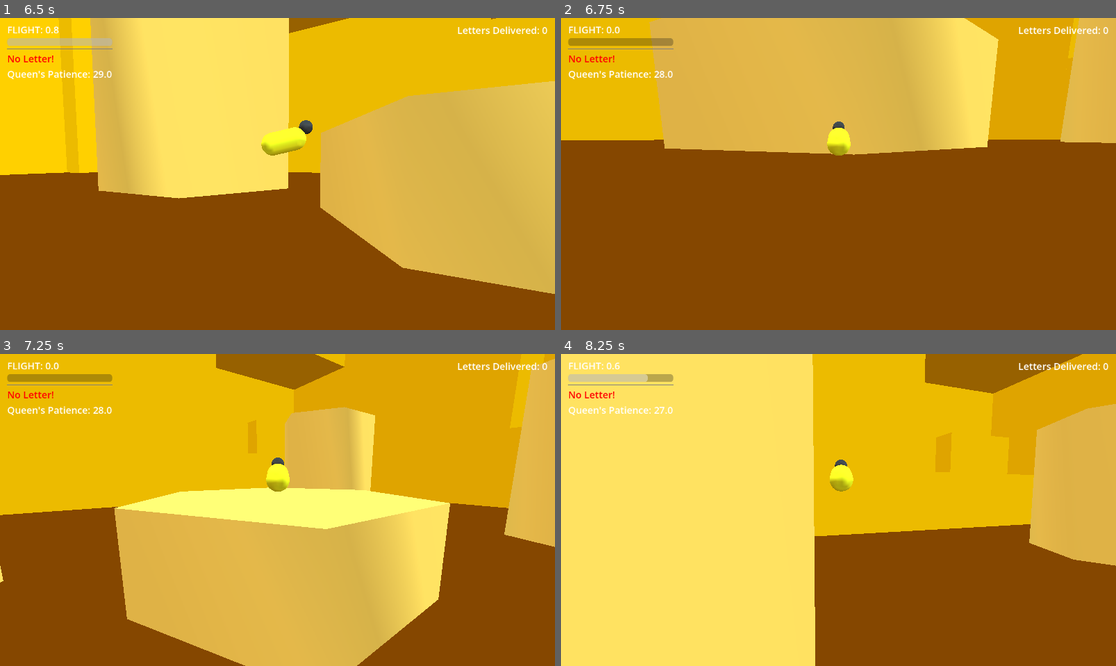
Above: before the commit, frames 1-4 (two rows, left to right).
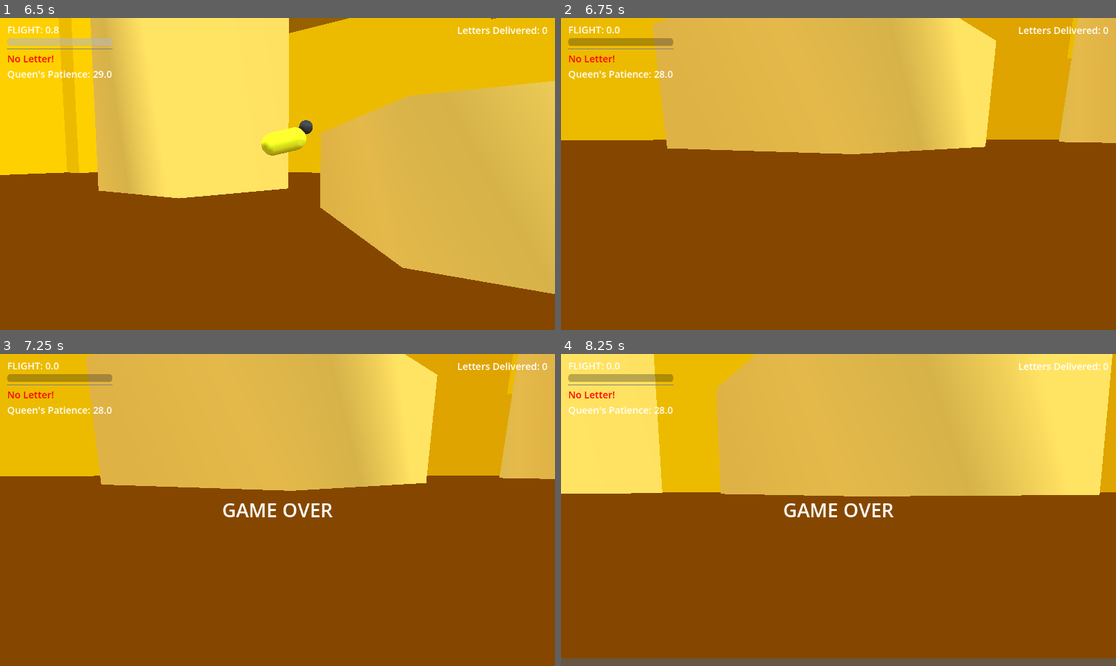
Above: after the commit, the same moments.

Repository: GunterJr/game-jam-feb
Game: Godot game, scene res://scenes/areas/main-zone.tscn
Same seed, same stepped clock (60 frames per second), same inputs: the game is played once before the commit and once after it.
Inputs (mouse positions are in pixels of both pictures, inside the frame that each line leads up to):
- Up to frame 1 (6.5 s): tap Enter (ui_accept) at 0.5 s; move the mouse to (305, 174) at 0.52 s; hold W (forward) 0.53-5.78 s; tap Shift (dash) at 0.6, 1.55, 2.1, 2.85, 4.35, 5.1, 6.05 s; click (305, 174) at 0.67 s; tap Space (jump) at 0.77, 0.8, 1.07, 1.35, 1.52, 1.82, 2.3, 3.02, 3.32, 3.6, 3.77, 4.07, 4.52, 4.82, 5.3, 5.85, 6.02, 6.32 s; move the mouse to (249, 174) at 1.27 s; move the mouse to (288, 167) at 2.02 s; move the mouse to (271, 180) at 2.77 s; click (271, 180) at 2.92 s; move the mouse to (316, 177) at 3.52 s; move the mouse to (233, 170) at 4.27 s; move the mouse to (283, 174) at 5.02 s; click (283, 174) at 5.17 s; move the mouse to (255, 167) at 5.77 s; hold D (right) from 5.78 s (still down)
- Up to frame 2 (6.75 s): move the mouse to (866, 174) at 6.52 s; release D (right) at 6.53 s; hold W (forward) from 6.53 s (still down); tap Shift (dash) at 6.6 s
- Up to frame 3 (7.25 s): keep holding W (forward); tap Space (jump) at 6.77, 6.8, 7.07 s
- Up to frame 4 (8.25 s): keep holding W (forward); move the mouse to (810, 510) at 7.27 s; tap Shift (dash) at 7.35 s; click (810, 510) at 7.42 s; tap Space (jump) at 7.52, 7.82, 8.1 s; move the mouse to (849, 503) at 8.02 s

Frame 1 is identical in both runs. In frame 2, 0.9% of the frame differs, in the area x 15-98%, y 0-45%; in frame 3, 59%; in frame 4, 71%, in the area x 0-100%, y 0-100%.

Commit message:
Add death

Diff:
--- a/scenes/actors/benson.tscn
+++ b/scenes/actors/benson.tscn
@@ -4,6 +4,7 @@
 [ext_resource type="Script" path="res://scripts/camera_arm.gd" id="2_81iw3"]
 [ext_resource type="AudioStream" uid="uid://dyfcf0xpn4rmc" path="res://audio/fx/bee_buzz.ogg" id="3_8dec6"]
 [ext_resource type="AudioStream" uid="uid://dby8oy8c8i7xv" path="res://audio/fx/dash.wav" id="4_lu2wp"]
+[ext_resource type="AudioStream" uid="uid://bdikp5ijtkgrf" path="res://audio/fx/fart.wav" id="5_1qeby"]
 
 [sub_resource type="StandardMaterial3D" id="StandardMaterial3D_u4qym"]
 albedo_color = Color(1, 1, 0, 1)
@@ -61,3 +62,8 @@
 [node name="DashSound" type="AudioStreamPlayer3D" parent="." unique_id=1241216160]
 stream = ExtResource("4_lu2wp")
 bus = &"Effects"
+
+[node name="DeathSound" type="AudioStreamPlayer3D" parent="." unique_id=1407196455]
+stream = ExtResource("5_1qeby")
+volume_db = 12.651
+bus = &"Effects"
--- a/scenes/areas/main-zone.tscn
+++ b/scenes/areas/main-zone.tscn
@@ -3,6 +3,7 @@
 [ext_resource type="PackedScene" uid="uid://b3lnfnn3odxmx" path="res://scenes/actors/benson.tscn" id="1_et7hr"]
 [ext_resource type="PackedScene" uid="uid://c6dlgb1usn7cx" path="res://scenes/objects/player-spawn.tscn" id="2_er1ne"]
 [ext_resource type="AudioStream" uid="uid://5kurmmh0hefd" path="res://audio/music/music.ogg" id="3_fd2pj"]
+[ext_resource type="PackedScene" uid="uid://bdl5r6jfrxnn4" path="res://scenes/misc/killer.tscn" id="5_tpxpp"]
 [ext_resource type="PackedScene" uid="uid://c7rwuc6ols6vy" path="res://scenes/objects/actor-spawn.tscn" id="6_1vv31"]
 
 [sub_resource type="ProceduralSkyMaterial" id="ProceduralSkyMaterial_et7hr"]
@@ -678,3 +679,6 @@
 
 [node name="ActorSpawn23" parent="." unique_id=712426582 instance=ExtResource("6_1vv31")]
 transform = Transform3D(1, 0, 0, 0, 1, 0, 0, 0, 1, 20.171366, 15.500004, 5.7361846)
+
+[node name="Killer" parent="." unique_id=785259735 instance=ExtResource("5_tpxpp")]
+transform = Transform3D(1, 0, 0, 0, 1, 0, 0, 0, 1, 0, -1.4779052, 0)
--- /dev/null
+++ b/scenes/misc/killer.tscn
@@ -0,0 +1,14 @@
+[gd_scene format=3 uid="uid://bdl5r6jfrxnn4"]
+
+[ext_resource type="Script" uid="uid://dqvrfdnr78vsk" path="res://scripts/killer.gd" id="1_key1r"]
+
+[sub_resource type="WorldBoundaryShape3D" id="WorldBoundaryShape3D_ij4p6"]
+
+[node name="Killer" type="Area3D" unique_id=785259735]
+collision_mask = 2
+script = ExtResource("1_key1r")
+
+[node name="CollisionShape3D" type="CollisionShape3D" parent="." unique_id=58434857]
+shape = SubResource("WorldBoundaryShape3D_ij4p6")
+
+[connection signal="body_entered" from="." to="." method="_on_body_entered"]
--- a/scripts/benson.gd
+++ b/scripts/benson.gd
@@ -27,11 +27,22 @@
 @onready var camarm : SpringArm3D = $CameraArm
 @onready var buzzer: AudioStreamPlayer3D = $Buzzer
 @onready var dash_sound: AudioStreamPlayer3D = $DashSound
+@onready var death_sound: AudioStreamPlayer3D = $DeathSound
 
 ## Set Benson's position to the listed spawnpoint.
 func respawn() -> void:
 	if spawnpoint:
 		position = spawnpoint.position
+
+func die():
+	death_sound.play()
+	GameManager.gaming = false
+	GUI.flash_game_over()
+	visible = false
+	speed = 0
+	jump_velocity = 0
+	dash_velocity = 0
+
 
 func _ready() -> void:
 	Input.mouse_mode = Input.MOUSE_MODE_CAPTURED
--- /dev/null
+++ b/scripts/killer.gd
@@ -0,0 +1,4 @@
+extends Area3D
+
+func _on_body_entered(body: Node3D) -> void:
+	body.die()
--- a/scripts/queen_bee.gd
+++ b/scripts/queen_bee.gd
@@ -4,7 +4,7 @@
 @onready var deliver_trigger: Area3D = $DeliverTrigger
 @onready var talker: AudioStreamPlayer3D = $Talker
 
-@export var patience_gained : float = 10.0
+@export var patience_gained : float = 20.0
 ## TODO: These are hardcoded in for now, though if we have time we ought to
 ##
 var comments : Array[String] = [
Not shown, added: audio/fx/fart.wav.import
Not shown, added: scripts/killer.gd.uid
Not shown, added: audio/fx/fart.wav
